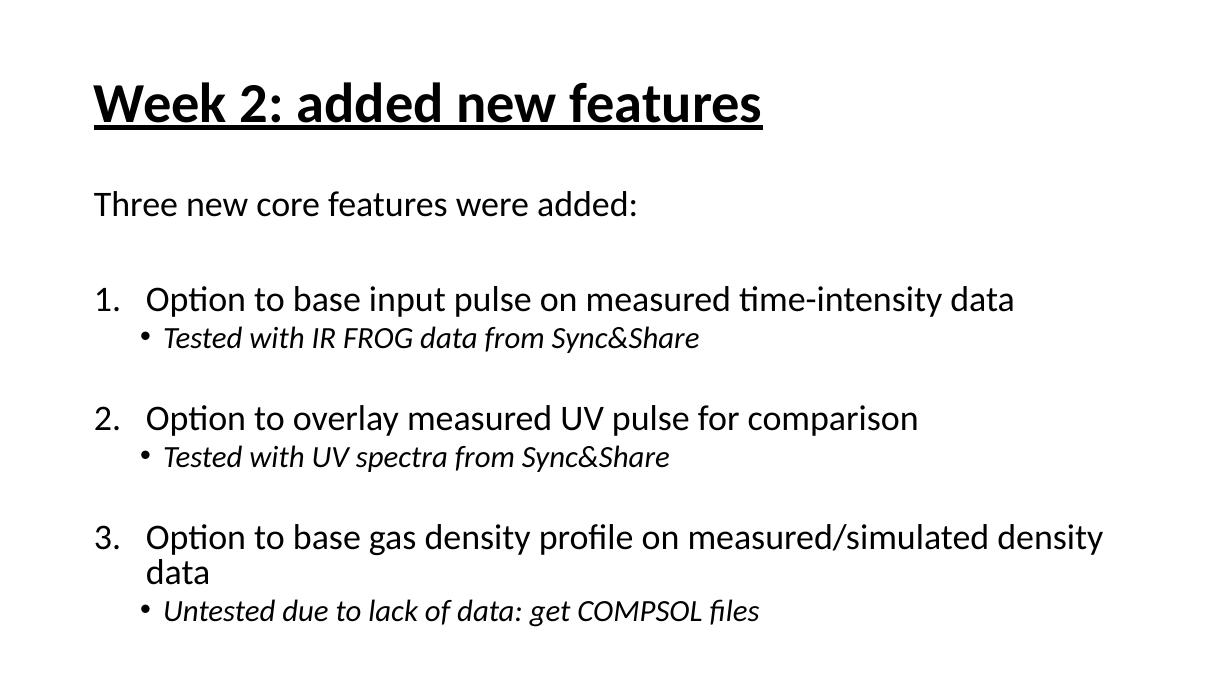
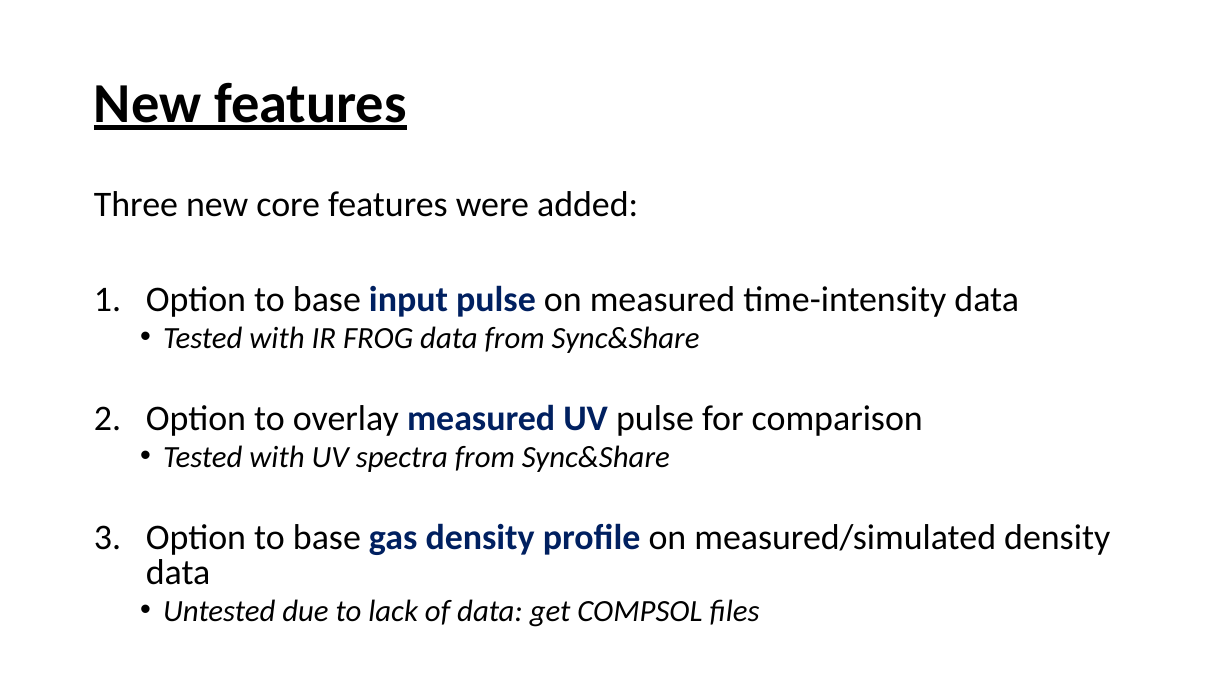
Before and after one commit to david-f-amorim/Simulating-THG-of-few-femtosecond-pulses-in-a-noble-gas-, a slide deck: slide 4 of presentations/DESY - Updates Week 1&2.pptx. Drawn at 1232x693 pixels with LibreOffice and Linux fonts; fonts in the diff are those of the drawing. Boxes give left, top, right and bottom in pixels: in the first picture for what was removed or moved away, otherwise in the second. Text is boxed around its words. In the diff, an @@ line names an element or a change of style, - is before the commit and + after.

```diff
--- a/presentations/DESY - Updates Week 1&2.pptx
+++ b/presentations/DESY - Updates Week 1&2.pptx
@@ title at <box>94,82,407,130</box>: text changed @@
-Week 2: added new features
+New features
@@ text at <box>146,285,1110,585</box>: text colour #000000 to #002060, bold on in "input pulse", "measured UV", "gas density profile" @@
```
Also in this commit, not shown: 11 other slides changed, 4 slides added, 4 slides removed, 2 other files.
